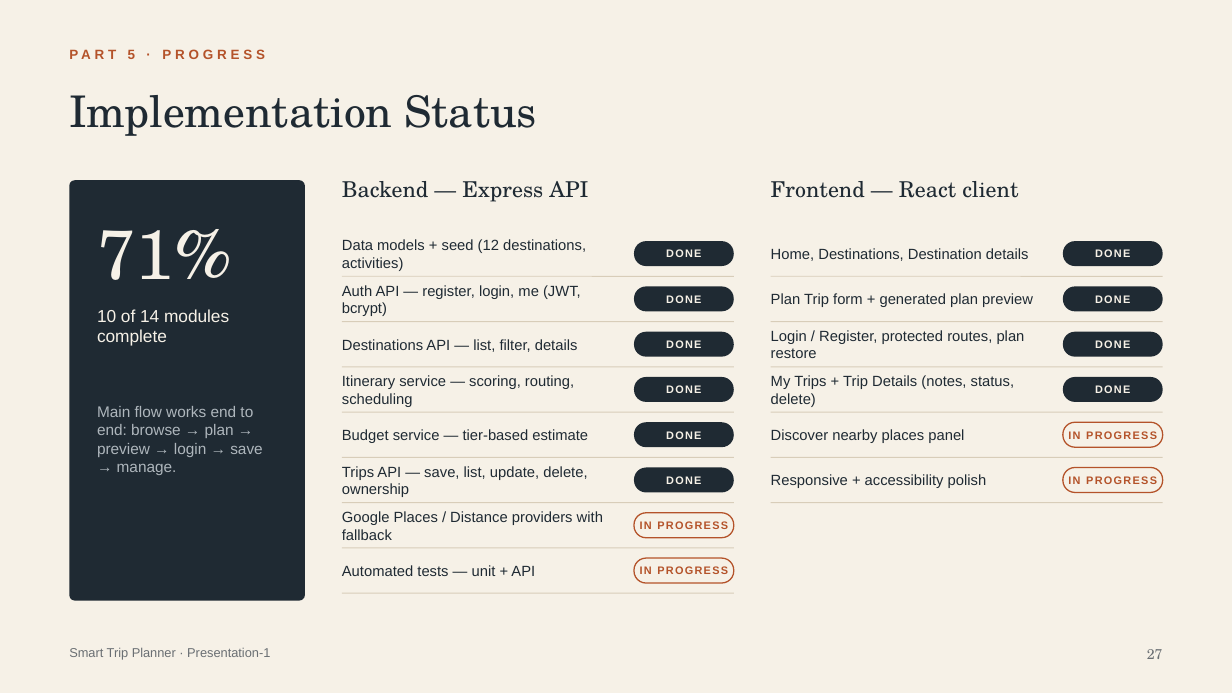
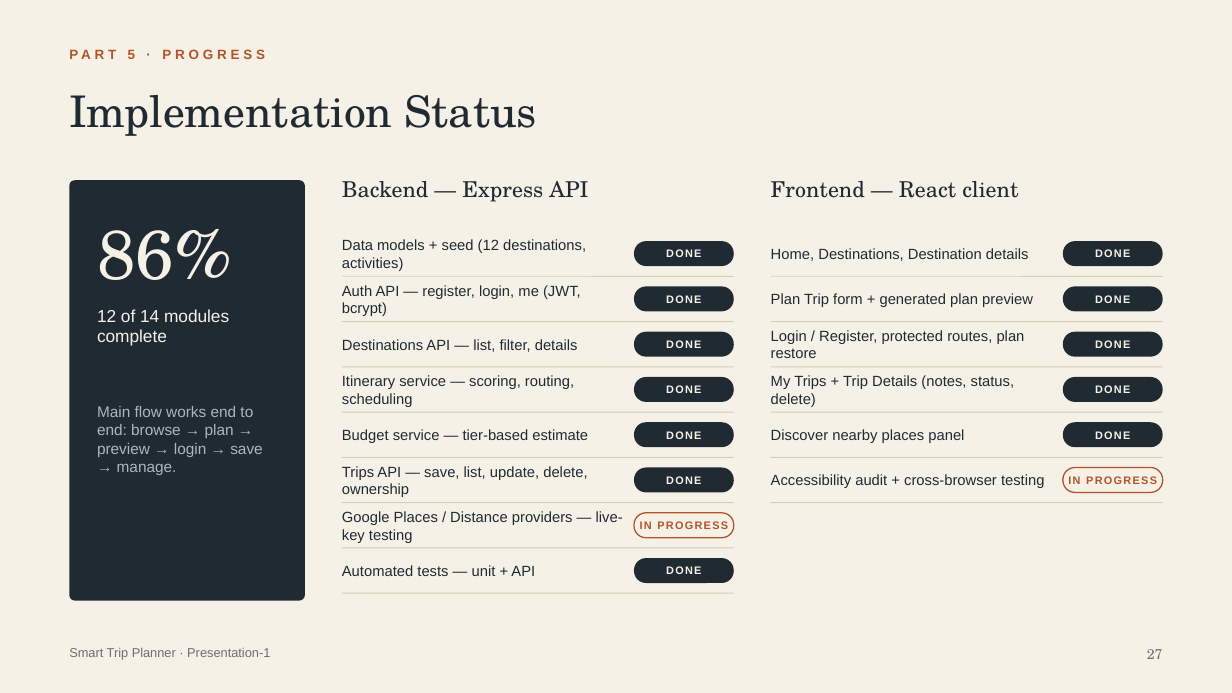
Before and after one commit to krishnakm143/smart-trip-planner, a slide deck: slide 27 of docs/Smart_Trip_Planner_Presentation1.pptx. Drawn at 1232x693 pixels with LibreOffice and Linux fonts; fonts in the diff are those of the drawing. Boxes give left, top, right and bottom in pixels: in the first picture for what was removed or moved away, otherwise in the second. Text is boxed around its words. In the diff, an @@ line names an element or a change of style, - is before the commit and + after.

```diff
--- a/docs/Smart_Trip_Planner_Presentation1.pptx
+++ b/docs/Smart_Trip_Planner_Presentation1.pptx
@@ text at box(97, 229, 232, 280): text changed @@
-71%
+86%
@@ text at box(97, 309, 229, 346): text changed @@
-10 of 14 modules complete
+12 of 14 modules complete
@@ rounded rectangle at box(1063, 422, 1163, 447): fill #F6F1E7 to #1F2A33; outline #B4532A 1 pt to none @@
@@ text at box(1095, 431, 1130, 439): text changed; text colour #B4532A to #F6F1E7 @@
-IN PROGRESS
+DONE
@@ text at box(771, 474, 1045, 488): text changed @@
-Responsive + accessibility polish
+Accessibility audit + cross-browser testing
@@ text at box(342, 511, 623, 543): text changed @@
-Google Places / Distance providers with fallback
+Google Places / Distance providers — live-key testing
@@ rounded rectangle at box(634, 558, 734, 583): fill #F6F1E7 to #1F2A33; outline #B4532A 1 pt to none @@
@@ text at box(666, 566, 701, 574): text changed; text colour #B4532A to #F6F1E7 @@
-IN PROGRESS
+DONE
```
Also in this commit, not shown: 7 other files.
